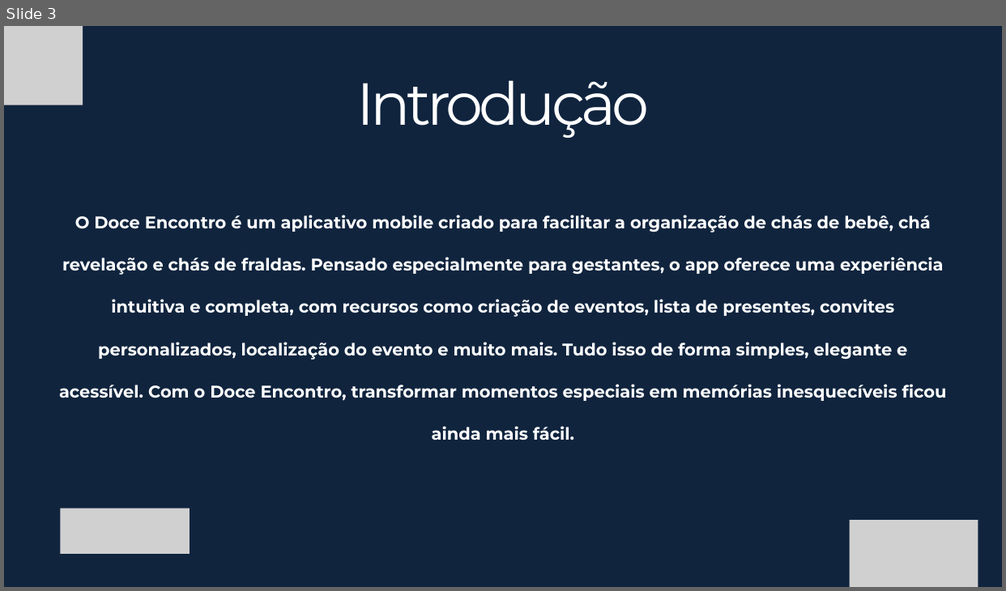
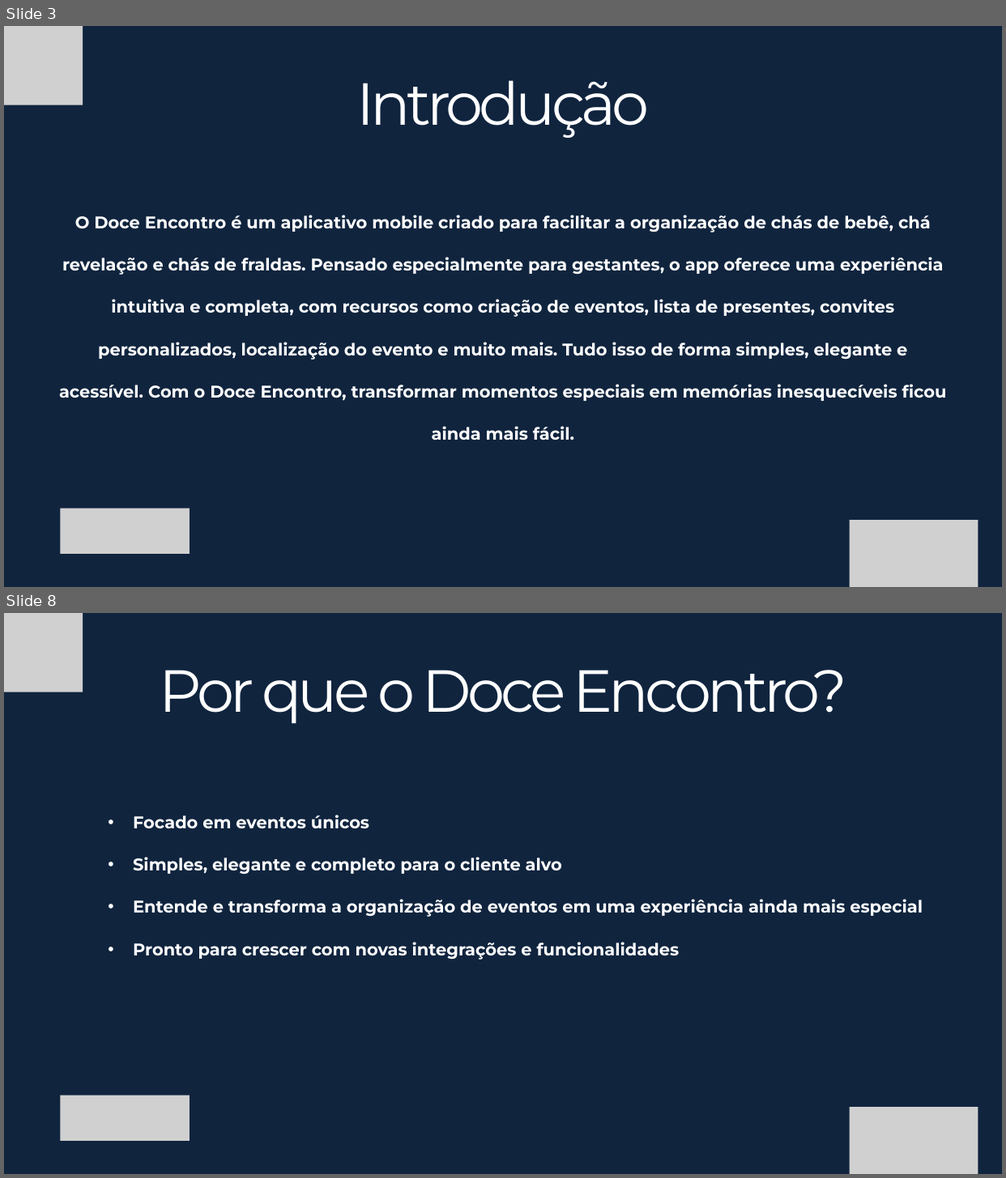
Before and after one commit to VictorAlexandreMuller/Docs, a slide deck: Eliney - Apresentação do projeto DoceEncontro AF.pptx. Shown one above the other, each under a label of ours: slide 3 before the commit, slides 3 and 8 after it; the slides between them are not shown. The pictures are 1006x591 and 1006x1178 pixels, drawn with LibreOffice and Linux fonts; fonts in the diff are those of the drawing; grey boxes stand for pictures. Boxes give left, top, right and bottom in pixels: in the first picture for what was removed or moved away, otherwise in the second. Text is boxed around its words. In the diff, an @@ line names an element or a change of style, - is before the commit and + after.

```diff
--- a/Eliney - Apresentação do projeto DoceEncontro AF.pptx
+++ b/Eliney - Apresentação do projeto DoceEncontro AF.pptx
@@ slide 8 added at [4,613,1002,1174], background #0F243E @@
@@ picture added at [4,613,83,692] @@
@@ text added at [159,670,847,724], 85.6 pt, text #FFFFFF @@
+Por que o Doce Encontro?
@@ text added at [133,815,923,960], 24.5 pt, text #FFFFFF, bold @@
+• Focado em eventos únicos
+• Simples, elegante e completo para o cliente alvo
+• Entende e transforma a organização de eventos em uma experiência ainda mais especial
+• Pronto para crescer com novas integrações e funcionalidades
@@ picture added at [60,1096,189,1141] @@
@@ picture added at [850,1107,978,1174] @@
```
Also in this commit, not shown: 4 other slides added, 2 slides removed.
